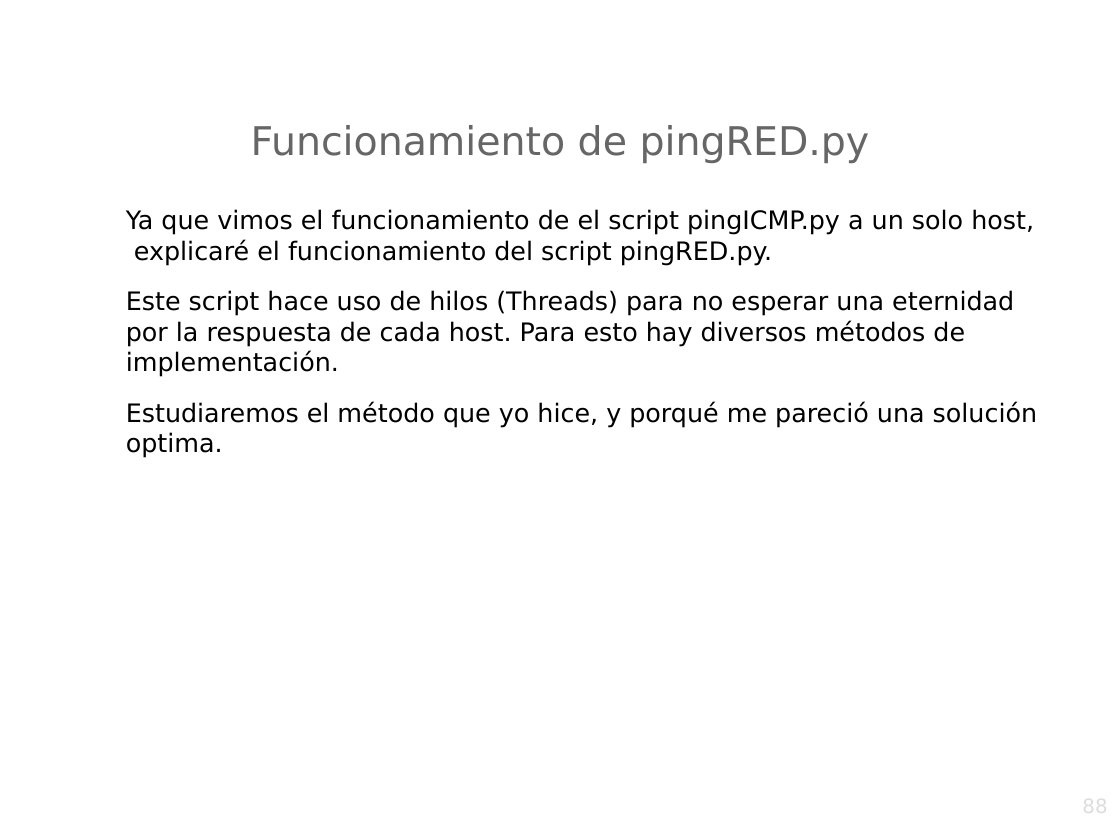
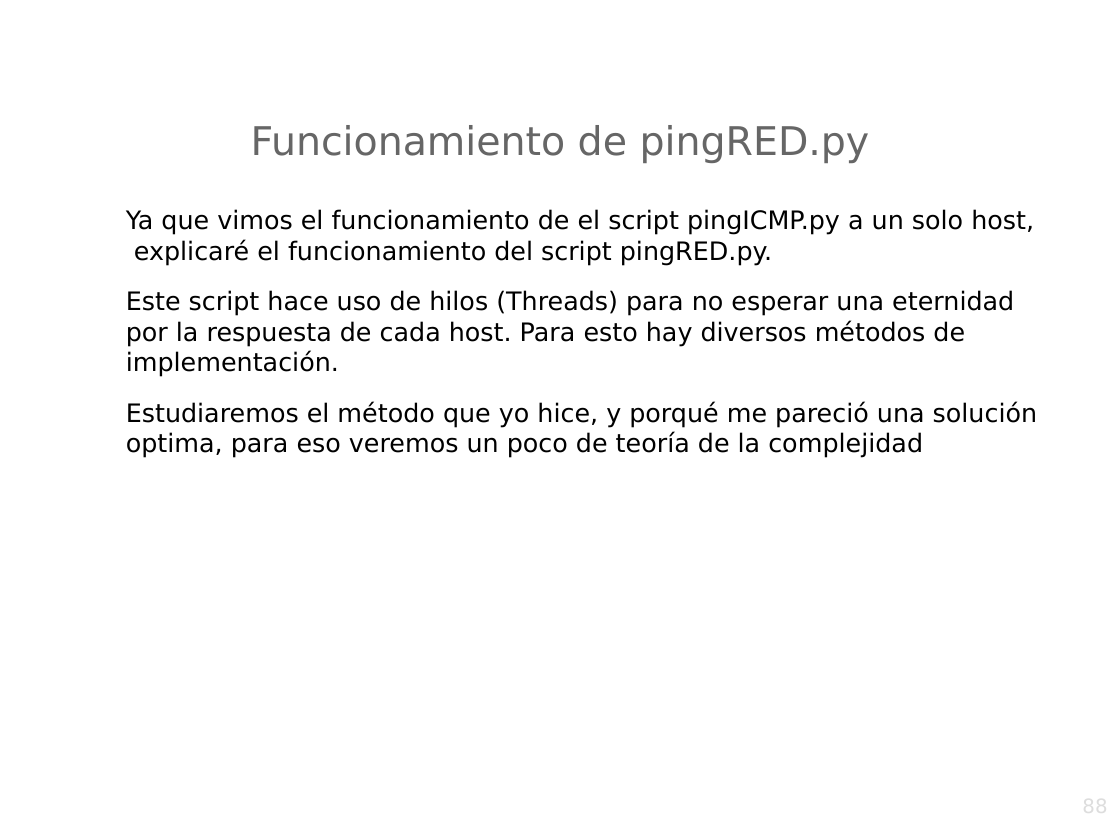
Before and after one commit to srealmoreno/Python, a slide deck: slide 88 of PING/ping.odp. Drawn at 1120x840 pixels with LibreOffice and Linux fonts; fonts in the diff are those of the drawing; background and template pictures are left out. Boxes give left, top, right and bottom in pixels: in the first picture for what was removed or moved away, otherwise in the second. Text is boxed around its words. In the diff, an @@ line names an element or a change of style, - is before the commit and + after.

```diff
--- a/PING/ping.odp
+++ b/PING/ping.odp
@@ text at bbox=[126, 402, 1037, 458]: text changed @@
-Estudiaremos el método que yo hice, y porqué me pareció una solución optima.
+Estudiaremos el método que yo hice, y porqué me pareció una solución optima, para eso veremos un poco de teoría de la complejidad
```
Also in this commit, not shown: 8 other slides changed, 10 slides added, 1 other file.
